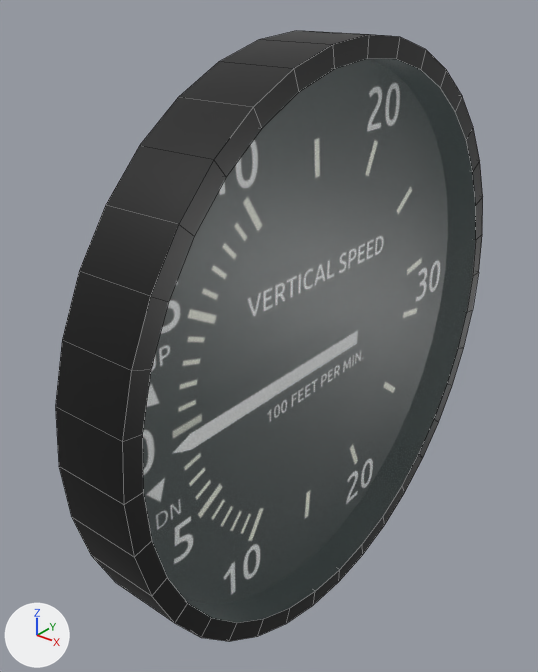
An edit to the Blender file Models/Interior/Panel/Instruments/vsi/vsi.blend, drawn before and after from the same camera.
Before and after are seen from a 50 mm lens placed at (0.0494, -0.0763, 0.046), pointed at (-0.0084, -0.004, 0.0012). Every picture has the same lights, and +X, +Y and +Z are marked at lower left. Mesh edges are drawn as thin lines.

In view in the first picture: 'Case', 'Glass'.
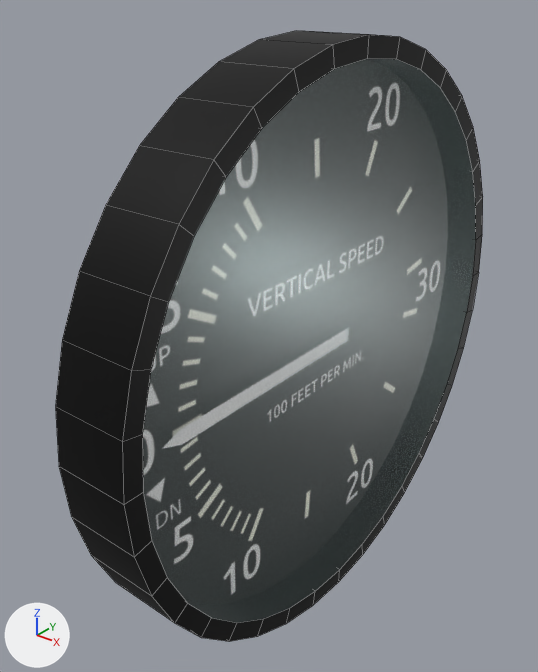
The newer file is also turned or shifted as a whole; pictures and numbers use the older file's frame.

Changed parts and their boxes (x1, y1, x2, y2) in the pictures (538 x 672 px):
```json
{"object": "Glass", "change": "surface changed", "before": [142, 58, 476, 623], "after": [142, 58, 476, 623]}
```

The change, as JSON lines over the scene's bpy script:
```json
{"op": "set", "path": "mat_casematerial.roughness", "old": "0.4", "new": "0.5"}
{"op": "set", "path": "mat_casematerial.metallic", "old": "0.0", "new": "0.5"}
{"op": "set", "path": "mat_glassmaterial.roughness", "old": "0.4", "new": "0.3"}
{"op": "set", "path": "mat_glassmaterial.metallic", "old": "0.0", "new": "0.5"}
```
